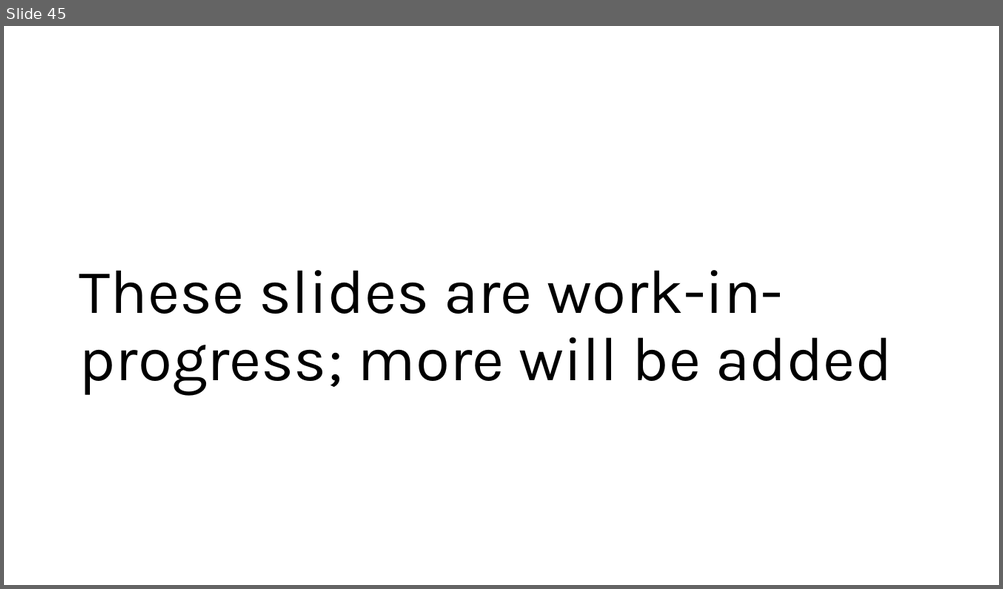
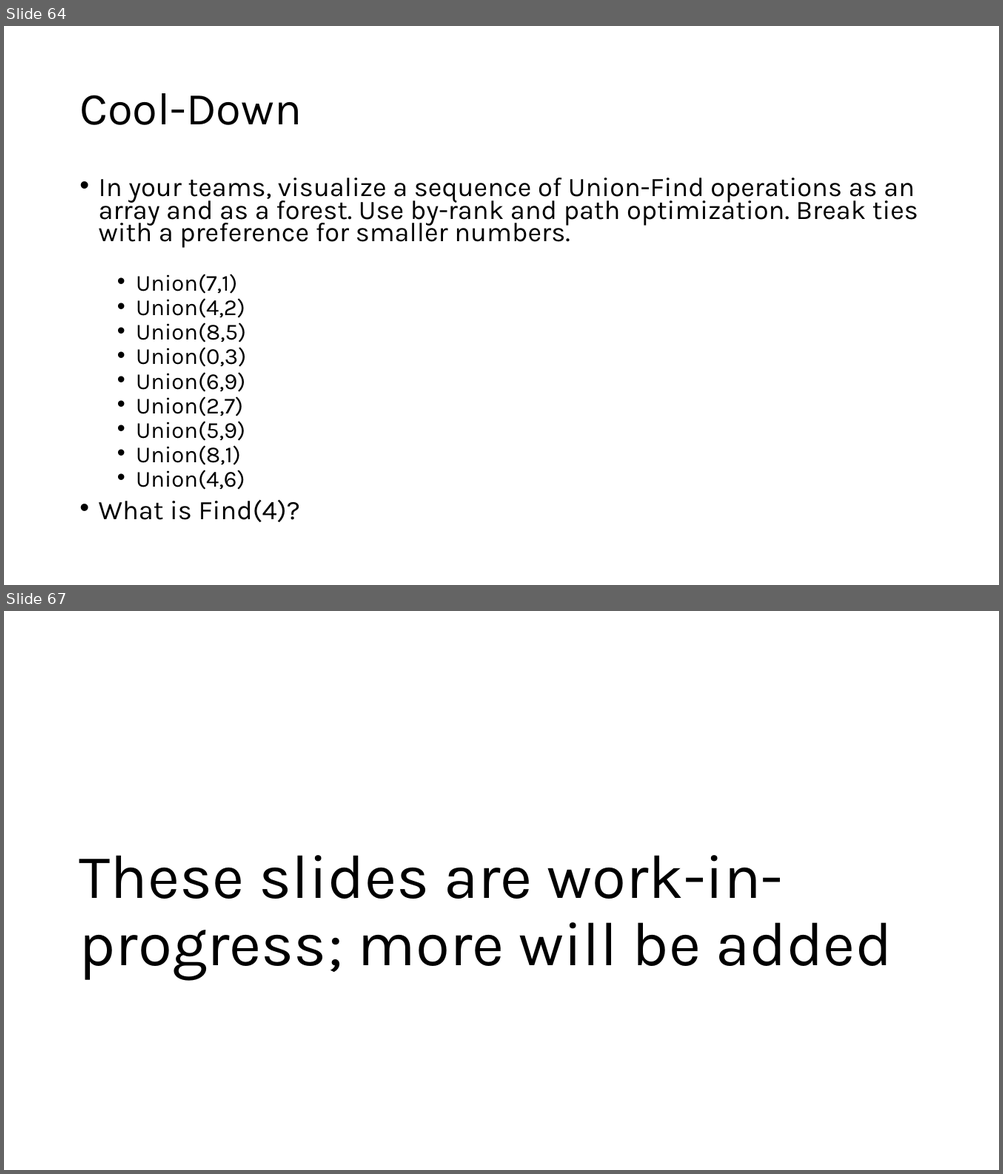
Before and after one commit to SMC-CS-374-Sp26/Unit-2-Data-Structures, a slide deck: 374 DS in detail.pptx. Shown one above the other, each under a label of ours: slide 45 before the commit, slides 64 and 67 after it; the slides between them are not shown. The pictures are 1003x589 and 1003x1174 pixels, drawn with LibreOffice and Linux fonts; fonts in the diff are those of the drawing. Boxes give left, top, right and bottom in pixels: in the first picture for what was removed or moved away, otherwise in the second. Text is boxed around its words. In the diff, an @@ line names an element or a change of style, - is before the commit and + after.

```diff
--- a/374 DS in detail.pptx
+++ b/374 DS in detail.pptx
@@ slide 64 added at (4, 26, 999, 585), background #FFFFFF @@
@@ title added at (79, 93, 301, 125), 44 pt, text #000000 @@
+Cool-Down
@@ text added at (99, 178, 918, 523), 25.9 pt, text #000000 @@
+• In your teams, visualize a sequence of Union-Find operations as an array and as a forest. Use by-rank and path optimization. Break ties with a preference for smaller numbers.
+  • Union(7,1)
+  • Union(4,2)
+  • Union(8,5)
+  • Union(0,3)
+  • Union(6,9)
+  • Union(2,7)
+  • Union(5,9)
+  • Union(8,1)
+  • Union(4,6)
+• What is Find(4)?
@@ what was slide 45 is now slide 67 @@
```
Also in this commit, not shown: 21 other slides added.
